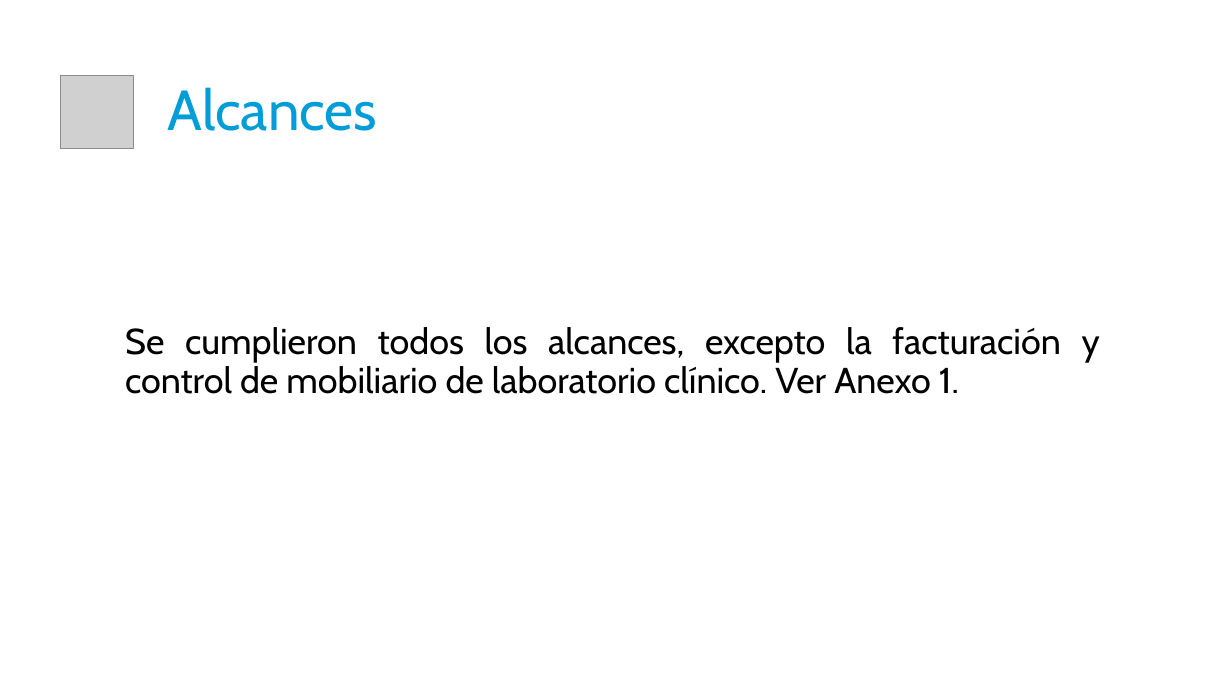
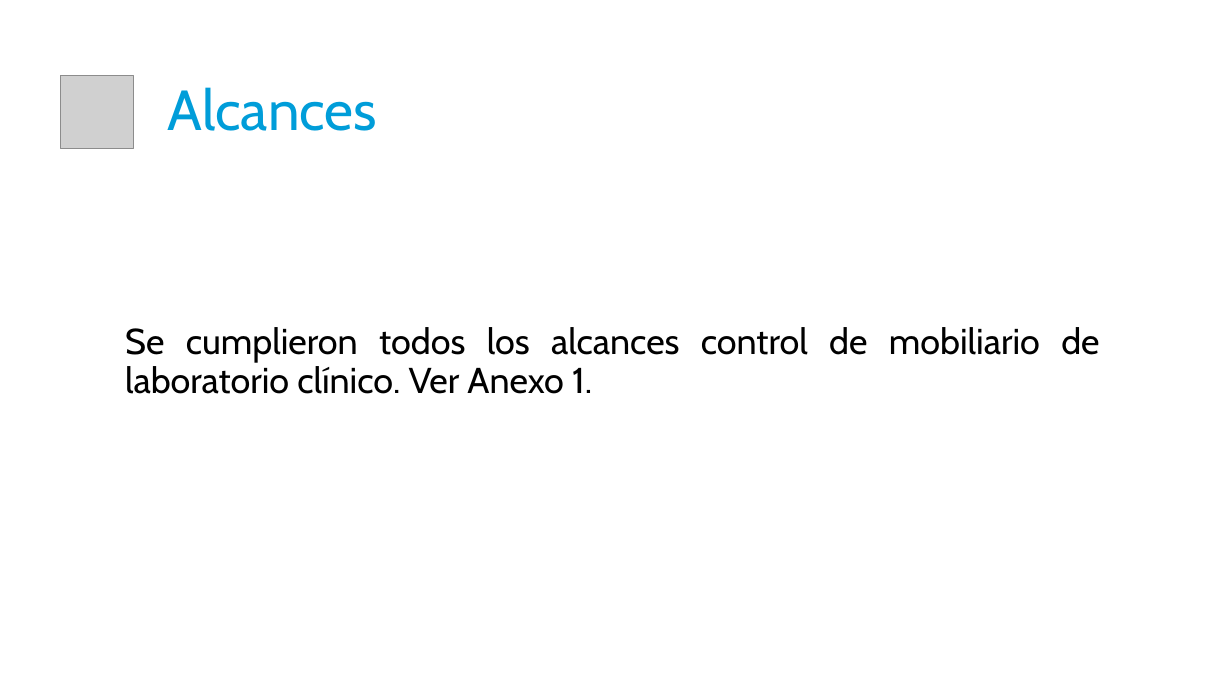
Before and after one commit to aviary-developer/blissey, a slide deck: slide 5 of Documentos/Presentaciones/Anteproyecto 18.pptx. Drawn at 1232x693 pixels with LibreOffice and Linux fonts; fonts in the diff are those of the drawing; grey boxes stand for pictures; background and template pictures are left out. Boxes give left, top, right and bottom in pixels: in the first picture for what was removed or moved away, otherwise in the second. Text is boxed around its words. In the diff, an @@ line names an element or a change of style, - is before the commit and + after.

```diff
--- a/Documentos/Presentaciones/Anteproyecto 18.pptx
+++ b/Documentos/Presentaciones/Anteproyecto 18.pptx
@@ text at (x1=125, y1=327, x2=1099, y2=394): text changed @@
-Se cumplieron todos los alcances, excepto la facturación y control de mobiliario de laboratorio clínico. Ver Anexo 1.
+Se cumplieron todos los alcances control de mobiliario de laboratorio clínico. Ver Anexo 1.
```
Also in this commit, not shown: 1 other slide changed, 1 other file.
